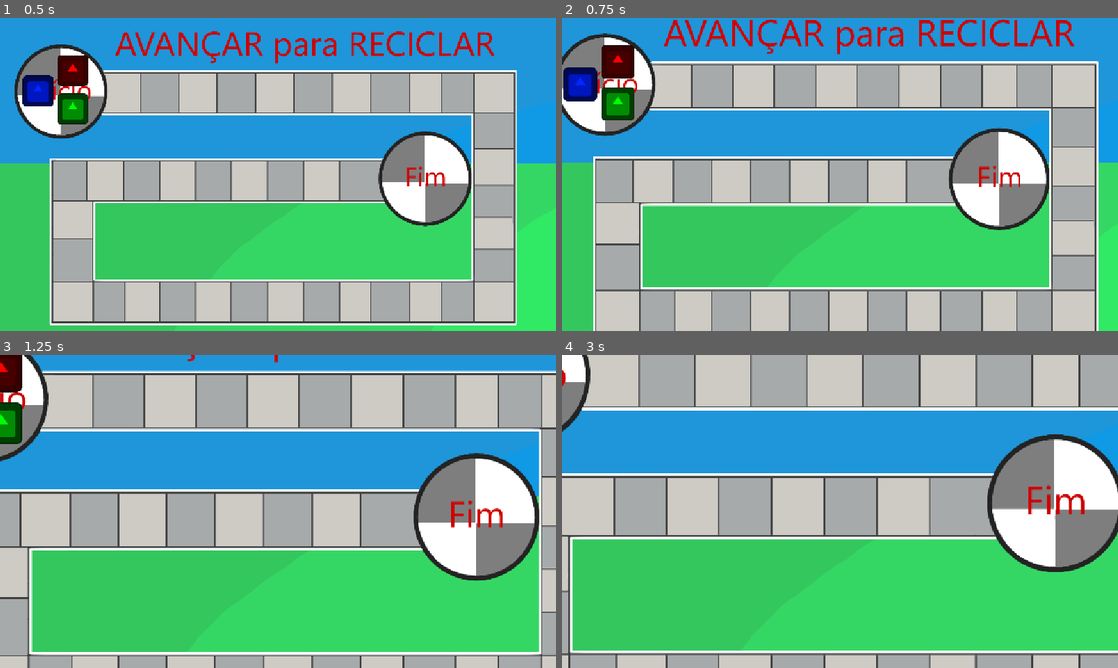
Above: before the commit, frames 1-4 (two rows, left to right).
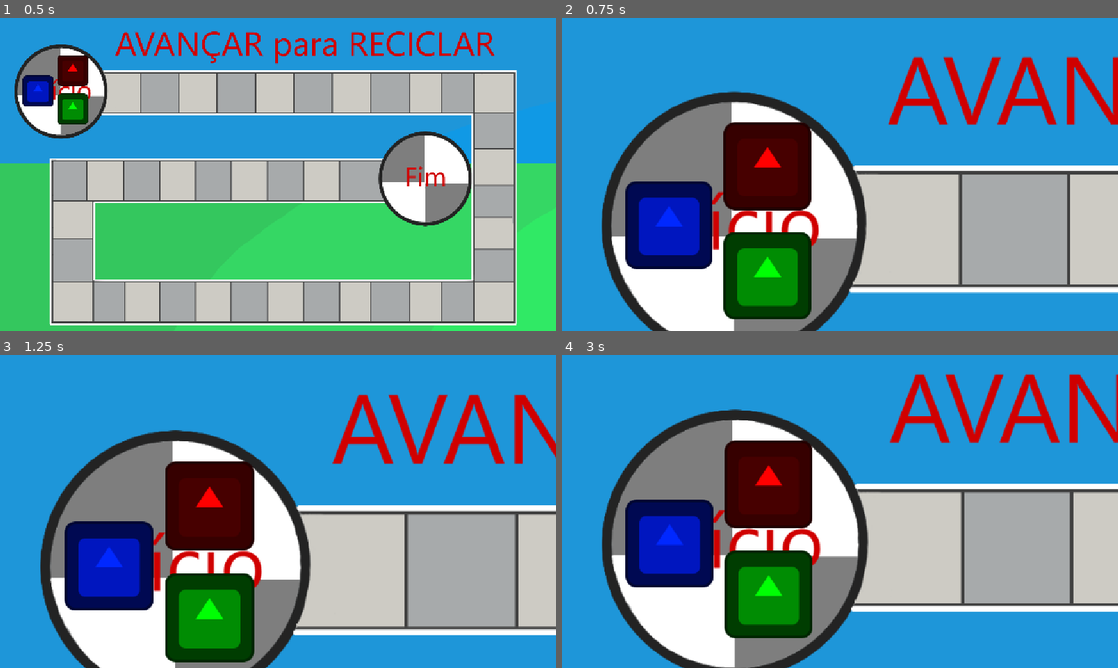
Above: after the commit, the same moments.

Repository: LitheFulminare/avancar-para-reciclar-XP5
Game: Godot game, scene res://Scenes/Game/game_scene.tscn
Two runs of this game, one before a commit and one after it. Both use one fixed random seed, a clock stepped at 60 frames per second and the inputs below. The engine's default icon, where the game draws it, is replaced by a stand-in: a white triangle on a blue panel in a dark square.
Inputs (mouse positions are in pixels of both pictures, inside the frame that each line leads up to):
- Up to frame 1 (0.5 s): no input
- Up to frame 2 (0.75 s): tap Enter at 0.5 s; move the mouse to (962, 158) at 0.52 s; hold Mouse wheel up (Camera zoom in) from 0.53 s (still down)
- Up to frame 3 (1.25 s): keep holding Mouse wheel up (Camera zoom in)
- Up to frame 4 (3 s): move the mouse to (728, 527) at 1.27 s; release Mouse wheel up (Camera zoom in) at 1.28 s; tap Mouse wheel down (Camera zoom out) at 1.35 s; move the mouse to (895, 442) at 2.02 s; hold Space (Confirm) 2.03-2.78 s; move the mouse to (812, 574) at 2.77 s; tap S (Move camera down) at 2.85 s

Frame 1 is identical in both runs. In frame 2, 81% of the frame differs, in the area x 0-100%, y 0-100%; in frame 3, 84%; in frame 4, 87%.

Commit message:
zoom to player on turn start

Diff:
--- a/avancar para reciclar/Scenes/Game/game_scene.tscn
+++ b/avancar para reciclar/Scenes/Game/game_scene.tscn
@@ -10,12 +10,11 @@
 [ext_resource type="PackedScene" uid="uid://b2bk0jwfl75h8" path="res://Scenes/Game/scrolling_camera.tscn" id="8_wsift"]
 
 [node name="Game scene" type="Node2D"]
-metadata/_edit_vertical_guides_ = [1153.0]
-metadata/_edit_horizontal_guides_ = [648.0]
 
-[node name="Round Manager" type="Node" parent="." node_paths=PackedStringArray("question_card_res_manager")]
+[node name="Round Manager" type="Node" parent="." node_paths=PackedStringArray("question_card_res_manager", "main_camera")]
 script = ExtResource("1_x87qo")
 question_card_res_manager = NodePath("../Question Card Res Manager")
+main_camera = NodePath("../Scrolling Camera")
 
 [node name="Square Manager" type="Node" parent="." node_paths=PackedStringArray("round_manager") groups=["Square Manager"]]
 script = ExtResource("2_83mwp")
--- a/avancar para reciclar/Scripts/Managers/round_manager.gd
+++ b/avancar para reciclar/Scripts/Managers/round_manager.gd
@@ -15,6 +15,7 @@
 }
 
 @export var question_card_res_manager: QuestionCardResourceManager
+@export var main_camera: ScrollingCamera
 
 var current_round_state: round_states = round_states.start_round
 
@@ -85,6 +86,9 @@
 			turn += 1
 			active_player = player_array[turn-1]
 			print(active_player.name + "'s turn")
+			if active_player != null:
+				print("Active player location: " + str(active_player.global_position))
+				main_camera.zoom_to_location(active_player.global_position)
 			current_round_state = round_states.first_dice_roll
 
 		round_states.first_dice_roll:
@@ -157,9 +161,11 @@
 	if remaining_distance != 0:
 		move()
 	else:
+		main_camera.remove_zoom()
 		# now no square has a resource/type, so calling this func will throw an error
 		#square_array[active_player.current_square-1].action()
-		draw_question_card()
+
+		#draw_question_card()
 		# this func wont be called all rounds, only when the player lands on quiz squares
 
 # this is NOT how actions are gonna be handled anymore,
--- a/avancar para reciclar/Scripts/Map elements/camera drag and zoom.gd
+++ b/avancar para reciclar/Scripts/Map elements/camera drag and zoom.gd
@@ -1,3 +1,4 @@
+class_name ScrollingCamera
 extends Camera2D
 
 var is_zoom_on_cooldown: bool = false
@@ -65,3 +66,10 @@
 
 func _on_zoom_cooldown_timeout() -> void:
 	is_zoom_on_cooldown = false
+
+func remove_zoom() -> void:
+	zoom_target = Vector2.ZERO
+
+func zoom_to_location(location: Vector2, zoom_value: float = 2.85):
+	zoom_target = Vector2(zoom_value, zoom_value)
+	global_position = location
